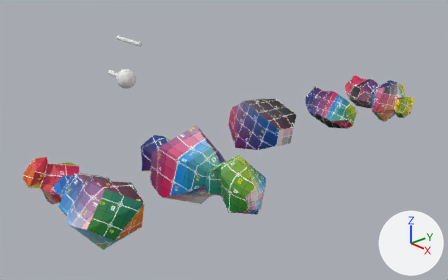
The Blender file public/3d/matthaikirchplatz.blend: old version first, new version second.
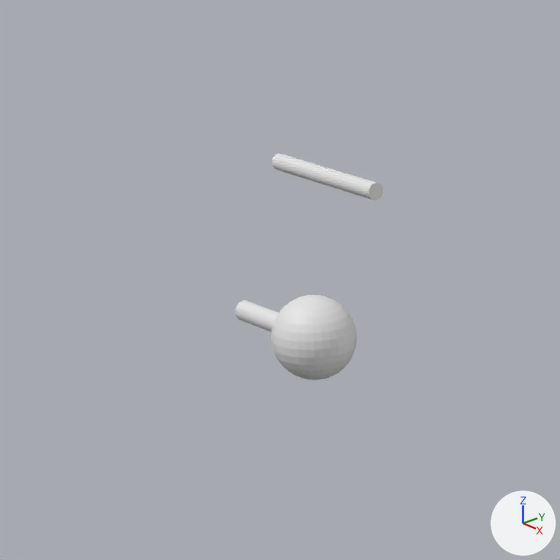
There are two pictures of each version: one whole from a camera (50 mm lens) standing at (32.98, -19.93, 11.26) and looking at (9.06, 1.61, -2.03), one close up on the part from 12% to 41% of the width and 0% to 47% of the height. Arrows for +X, +Y and +Z are at lower right; the lights stay in place.
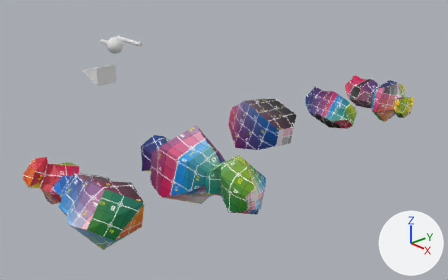
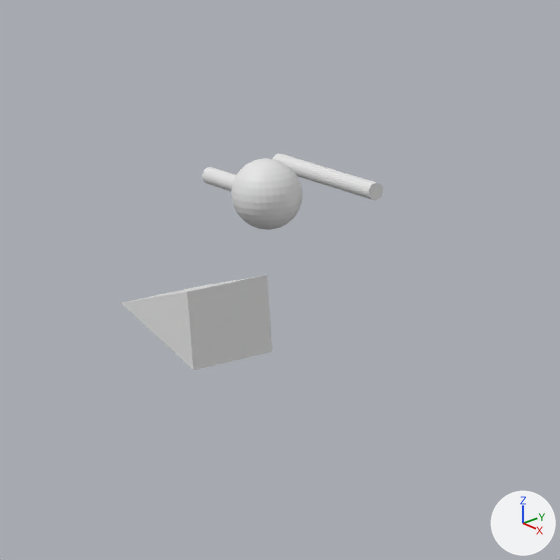
What differs and where, as boxes [x1, y1, x2, y2] in the close-ups (560 x 560 px):
'sphere', moved: before [235, 295, 357, 380]; after [202, 158, 302, 230]
'beakTop', added: after [122, 275, 270, 331]
'beakBottom', added: after [121, 303, 272, 370]

Diff of the bpy script that builds the scene:
```diff
--- a/public/3d/matthaikirchplatz.blend.py
+++ b/public/3d/matthaikirchplatz.blend.py
@@ me_plane_006 @@
+me_plane_006.from_pydata([(-2.27, 0.0, -0.68), (-0.27, 0.0, -0.68), (-0.27, 0.6, -0.68), (-2.27, 0.0, 0.68), (-0.27, 0.0, 0.68), (-0.27, 0.6, 0.68)], [], [(0, 2, 1), (3, 4, 5), (2, 0, 3, 5), (1, 2, 5, 4), (0, 1, 4, 3)])
@@ ob_sphere @@
 ob_sphere = bpy.data.objects.new('sphere', me_sphere)
-ob_sphere.location = (2.07, -0.07, 0.31)
+ob_sphere.location = (-5.52, 4.04, 0.31)
@@ ob_beakbottom @@
+ob_beakbottom = bpy.data.objects.new('beakBottom', me_plane_006)
+ob_beakbottom.parent = ob_beak
+ob_beakbottom.location = (0.0, 0.0, 0.0)
+ob_beakbottom.rotation_euler = (-1.571, 0.0, 0.0)  # degrees (-90, 0, 0)
@@ ob_beak @@
+ob_beak = bpy.data.objects.new('beak', None)
+ob_beak.location = (0.0, 0.0, 0.0)
@@ ob_beaktop @@
+ob_beaktop = bpy.data.objects.new('beakTop', me_plane_006.copy())
+ob_beaktop.parent = ob_beak
+ob_beaktop.location = (0.0, 0.0, 0.0)
+ob_beaktop.rotation_euler = (1.571, 0.0, 0.0)  # degrees (90, 0, 0)
```
